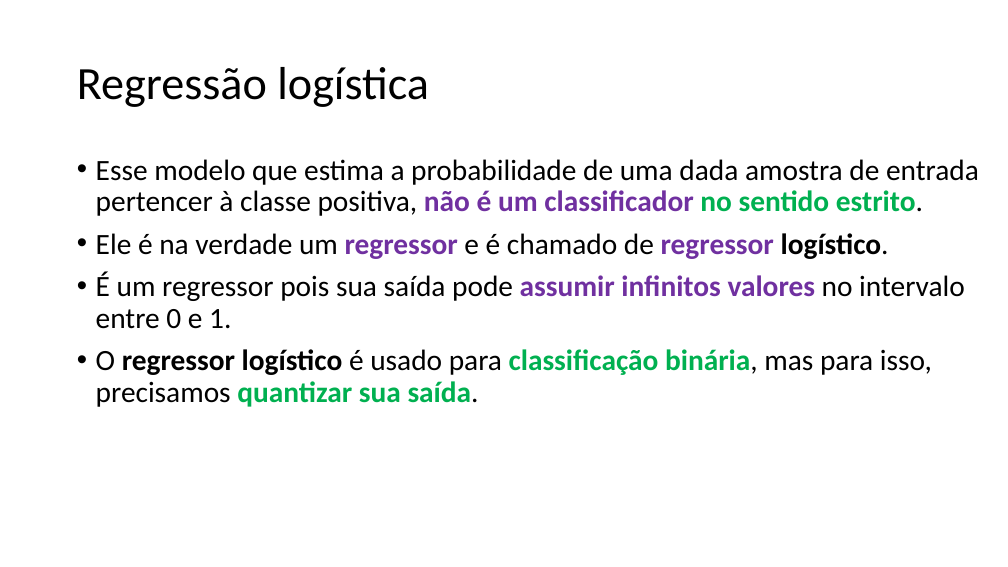
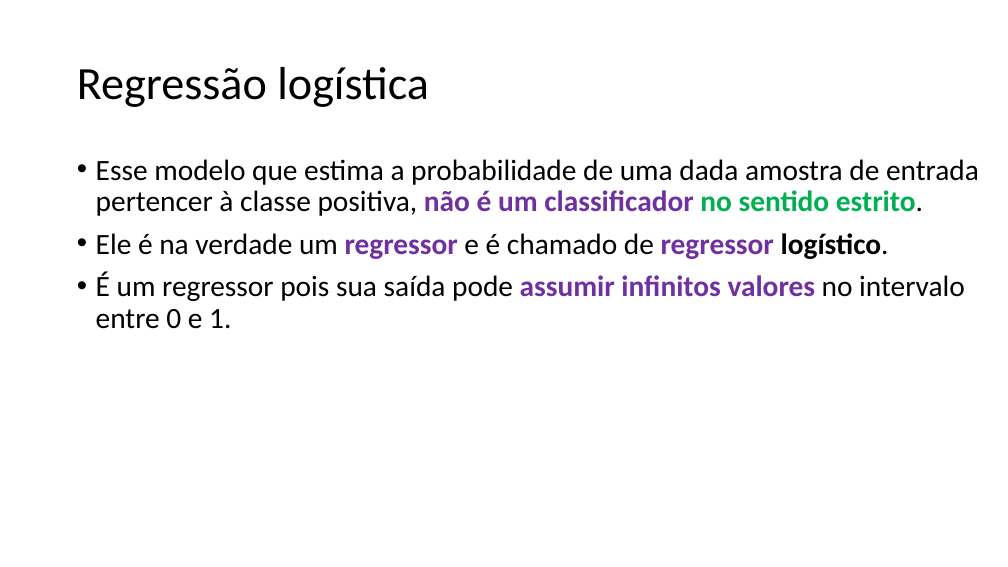
Before and after one commit to zz4fap/c24_inteligencia_artificial, a slide deck: slide 36 of slides/C24_Classificação.pptx (slide 38 before the commit). Drawn at 1008x567 pixels with LibreOffice and Linux fonts; fonts in the diff are those of the drawing. Boxes give left, top, right and bottom in pixels: in the first picture for what was removed or moved away, otherwise in the second. Text is boxed around its words. In the diff, an @@ line names an element or a change of style, - is before the commit and + after.

```diff
--- a/slides/C24_Classificação.pptx
+++ b/slides/C24_Classificação.pptx
@@ text at [96,349,932,407]: paragraph removed @@
-• O regressor logístico é usado para classificação binária, mas para isso, precisamos quantizar sua saída.
```
Also in this commit, not shown: 1 other slide changed, 6 slides added, 8 slides removed.
